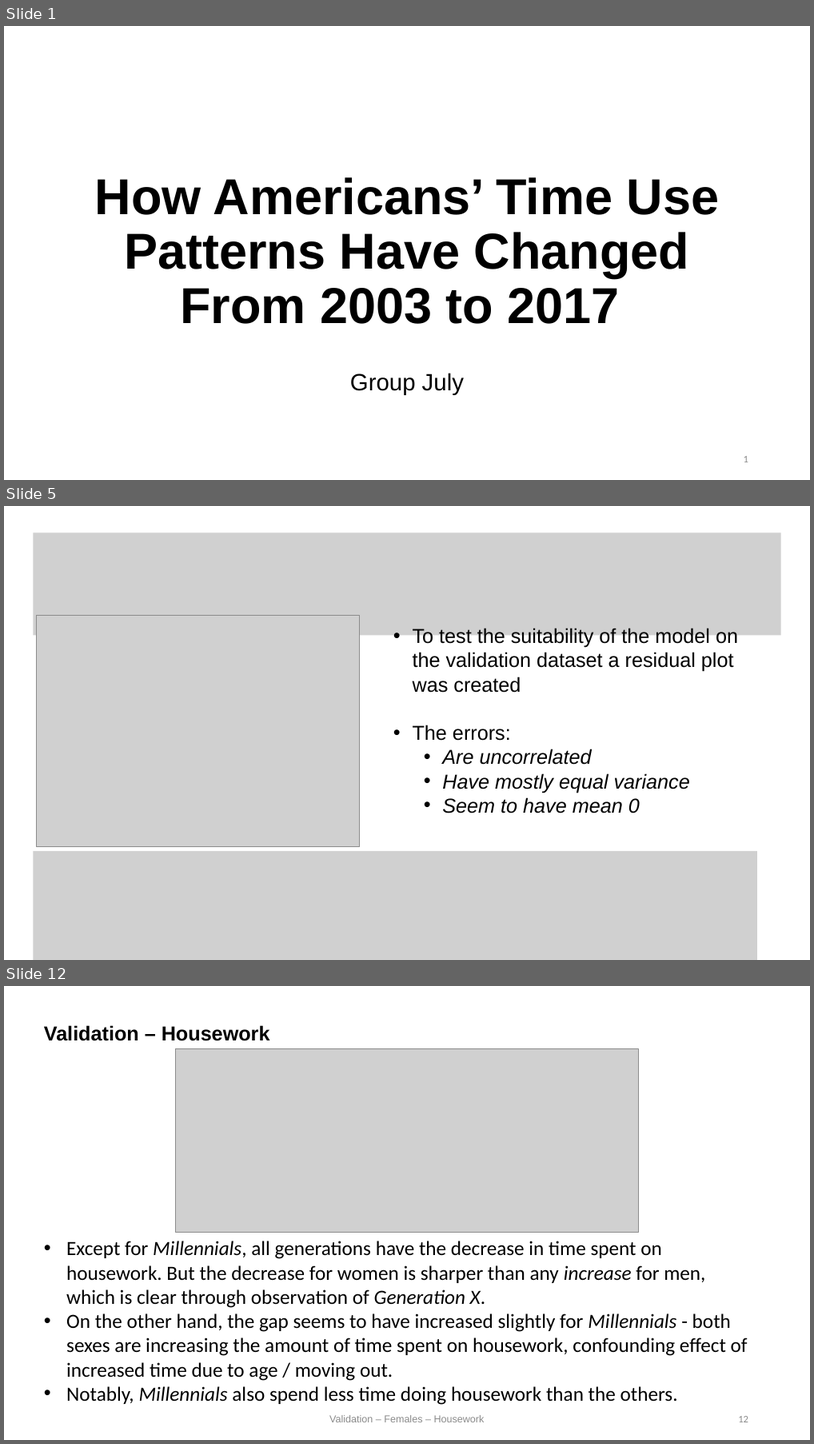
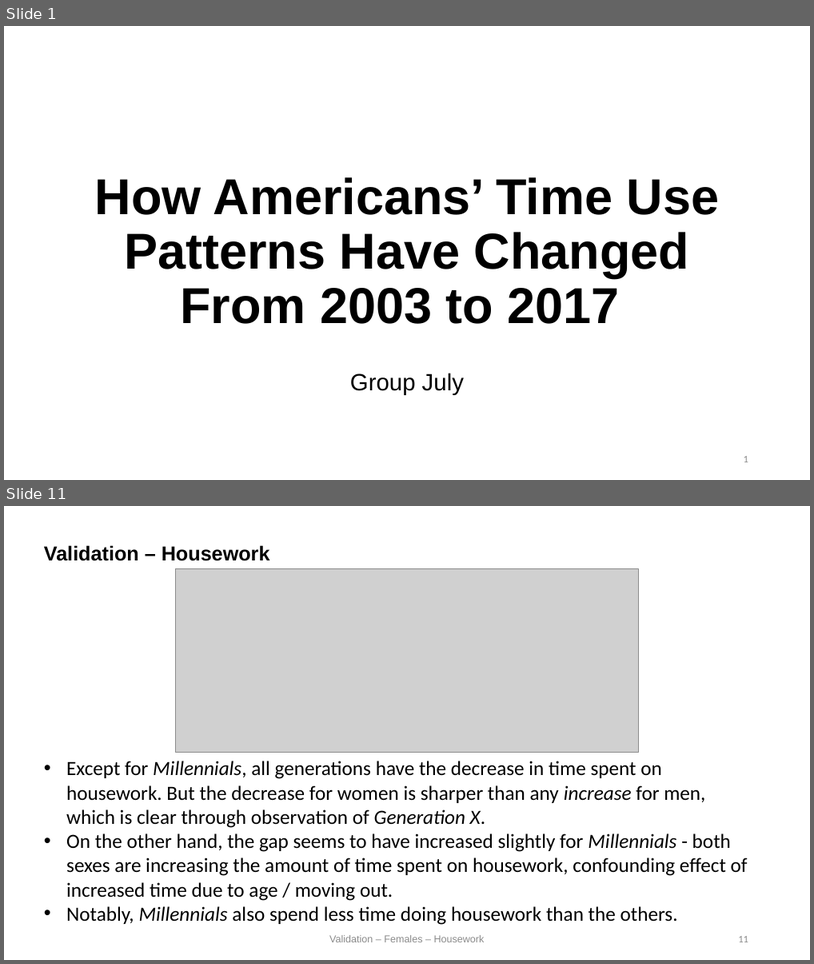
Before and after one commit to HarrisonWilde/AmericanTimeUseSurvey, a slide deck: Presentation/slides (1).pptx. Shown one above the other, each under a label of ours: slides 1, 5 and 12 before the commit, slides 1 and 11 after it; the slides between them are not shown. The pictures are 814x1444 and 814x964 pixels, drawn with LibreOffice and Linux fonts; fonts in the diff are those of the drawing; grey boxes stand for pictures. Boxes give left, top, right and bottom in pixels: in the first picture for what was removed or moved away, otherwise in the second. Text is boxed around its words. In the diff, an @@ line names an element or a change of style, - is before the commit and + after.

```diff
--- a/Presentation/slides (1).pptx
+++ b/Presentation/slides (1).pptx
@@ slide 5 removed at bbox=[4, 506, 810, 960], background #FFFFFF @@
@@ picture removed at bbox=[33, 532, 782, 635] @@
@@ picture removed at bbox=[36, 616, 359, 847] @@
@@ text removed at bbox=[413, 628, 738, 813] @@
-• To test the suitability of the model on the validation dataset a residual plot was created
-• The errors:
-  • Are uncorrelated
-  • Have mostly equal variance
-  • Seem to have mean 0
@@ picture removed at bbox=[33, 851, 758, 960] @@
@@ what was slide 12 is now slide 11 @@
```
Also in this commit, not shown: 10 slides changed, 1 slide added, 1 other slide removed, 26 other files.
